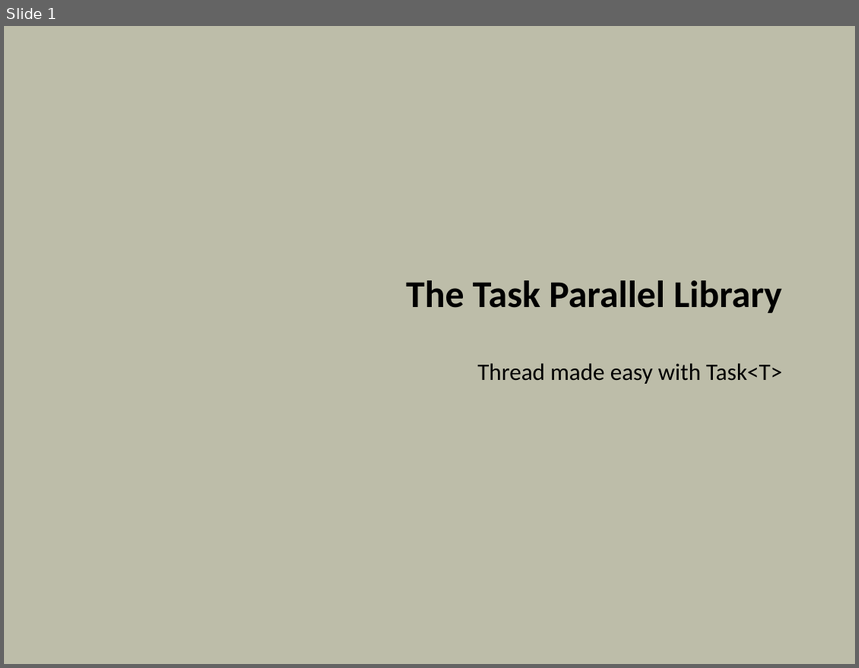
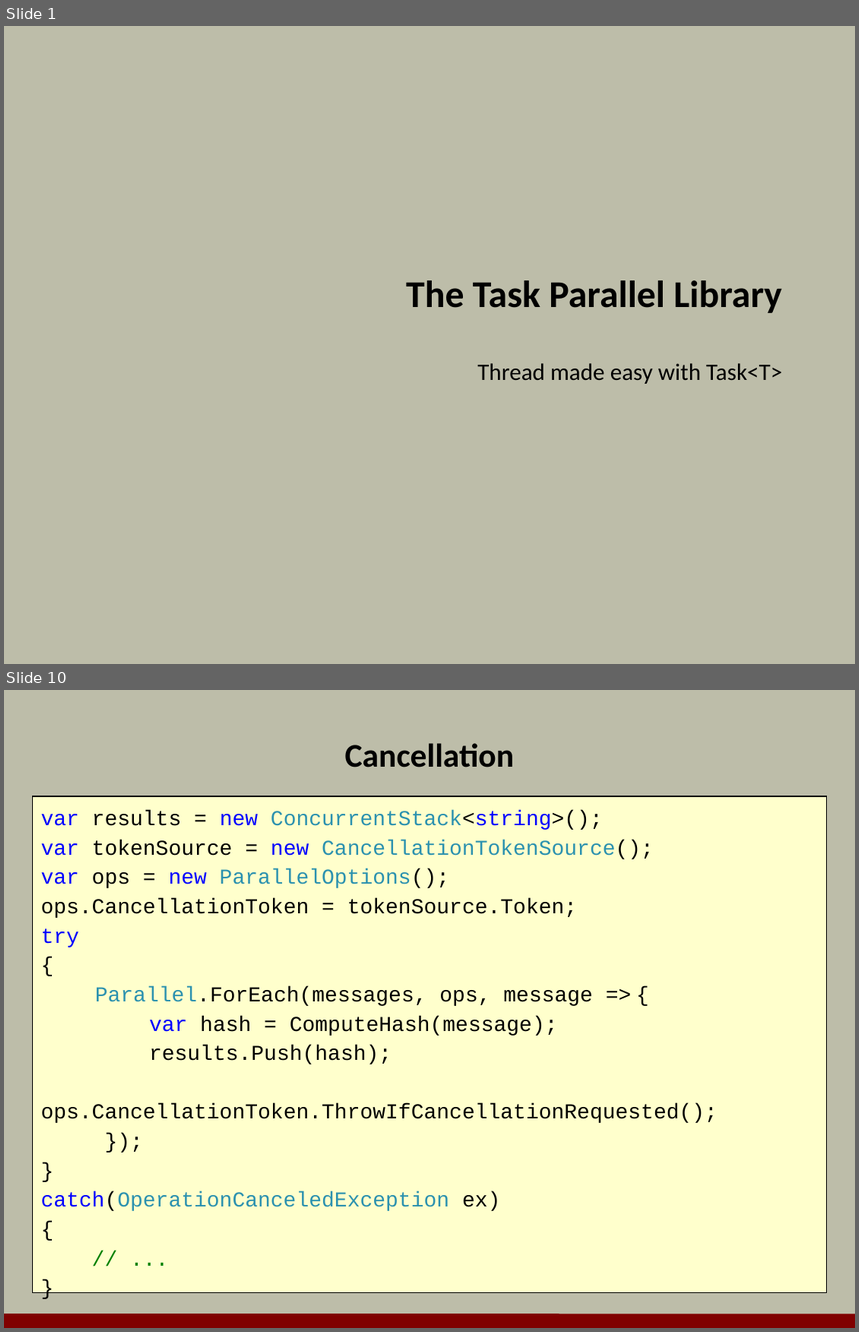
Before and after one commit to OdeToCode/classes, a slide deck: linq/slides/13_TPL.pptx. Shown one above the other, each under a label of ours: slide 1 before the commit, slides 1 and 10 after it; the slides between them are not shown. The pictures are 859x668 and 859x1332 pixels, drawn with LibreOffice and Linux fonts; fonts in the diff are those of the drawing; background and template pictures are left out. Boxes give left, top, right and bottom in pixels: in the first picture for what was removed or moved away, otherwise in the second. Text is boxed around its words. In the diff, an @@ line names an element or a change of style, - is before the commit and + after.

```diff
--- a/linq/slides/13_TPL.pptx
+++ b/linq/slides/13_TPL.pptx
@@ slide 10 added at box(4, 690, 855, 1328), background #BDBDA9 @@
@@ title added at box(345, 743, 515, 768), 28 pt, text #000000, bold @@
+Cancellation
@@ rectangle added at box(32, 796, 826, 1293), fill #FFFFCC, outline #000000 0.75 pt, 18 pt, text #000000 @@
+var results = new ConcurrentStack<string>();
+var tokenSource = new CancellationTokenSource();
+var ops = new ParallelOptions();
+ops.CancellationToken = tokenSource.Token;
+try
+{
+Parallel.ForEach(messages, ops, message => {
+var hash = ComputeHash(message);
+results.Push(hash);
+ops.CancellationToken.ThrowIfCancellationRequested();
+});
+}
+catch(OperationCanceledException ex)
+{
+// ...
+}
@@ line added from (4, 1321) to (855, 1322), #800000 12 pt @@
```
Also in this commit, not shown: 1 slide changed, 10 other slides added, 25 slides removed.
